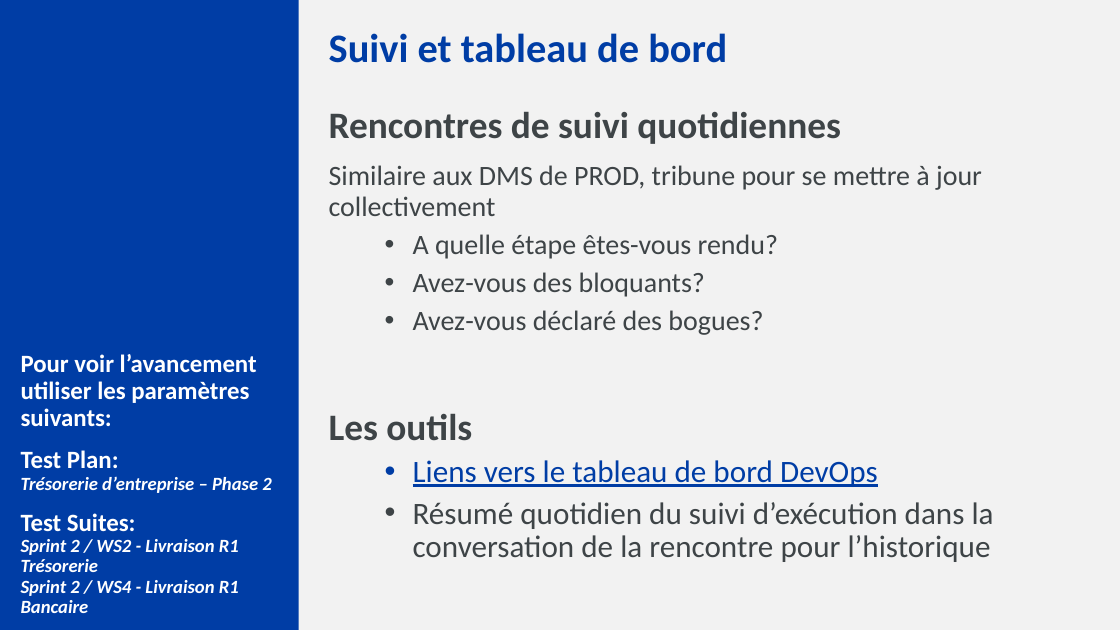
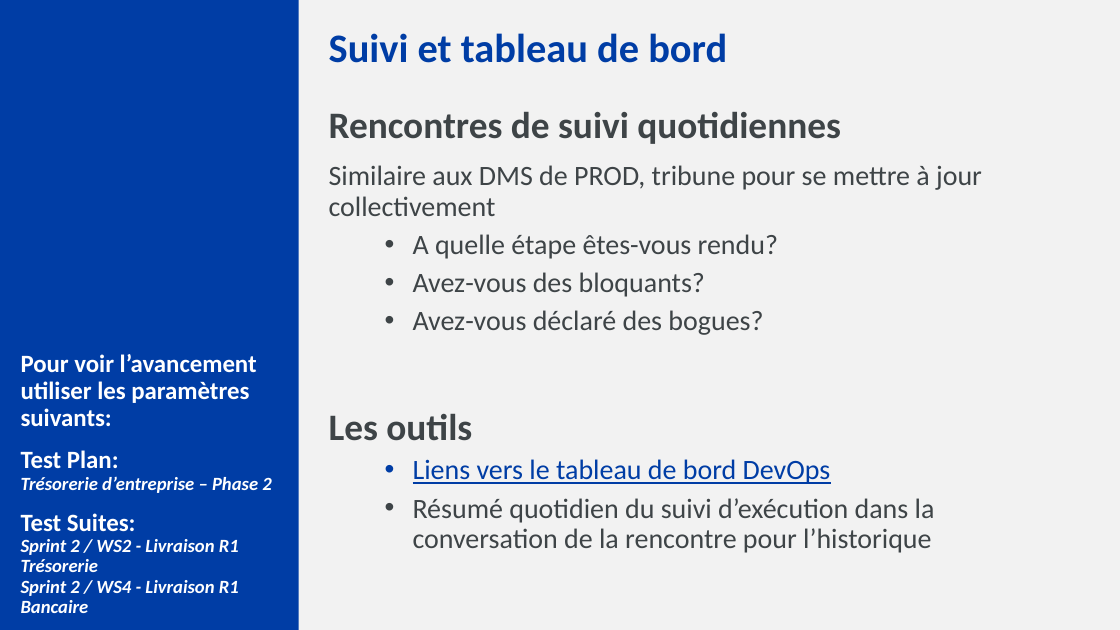
Before and after one commit to benoitcosials/markitdown, a slide deck: slide 11 of .copilot-tracking/pptx/Kickoff QA - Essais UAT R1 Bancaire et Trésorerie.pptx. Drawn at 1120x630 pixels with LibreOffice and Linux fonts; fonts in the diff are those of the drawing. Boxes give left, top, right and bottom in pixels: in the first picture for what was removed or moved away, otherwise in the second. Text is boxed around its words. In the diff, an @@ line names an element or a change of style, - is before the commit and + after.

```diff
--- a/.copilot-tracking/pptx/Kickoff QA - Essais UAT R1 Bancaire et Trésorerie.pptx
+++ b/.copilot-tracking/pptx/Kickoff QA - Essais UAT R1 Bancaire et Trésorerie.pptx
@@ text at box(413, 459, 935, 553): size 20 to 18 pt in "Liens vers le tableau de bord DevOps", "Résumé quotidien du suivi d’exécution dans la ..." @@
```
Also in this commit, not shown: 15 other files.
